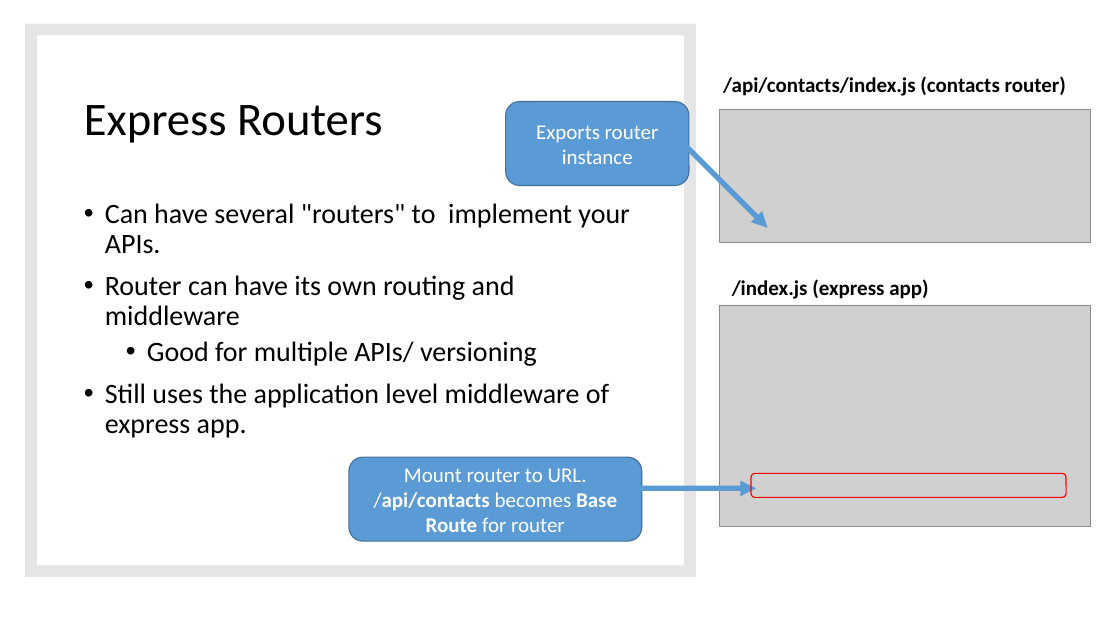
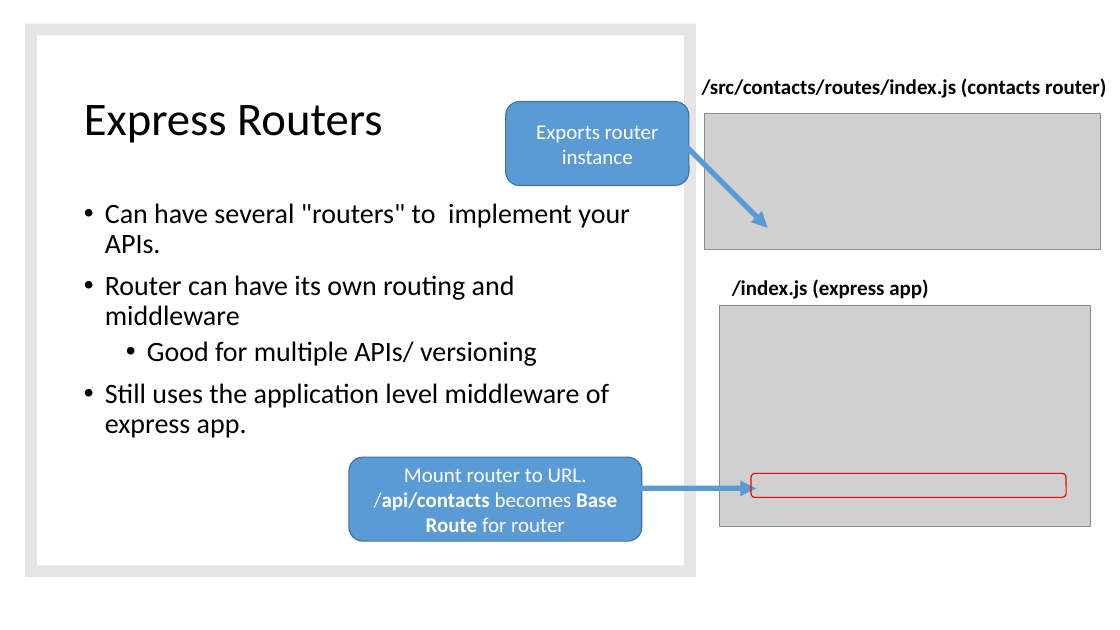
Before and after one commit to diarmuidoconnor/ewd-module-2025, a slide deck: slide 12 of topic09/talk-1/express apis.pptx. Drawn at 1120x630 pixels with LibreOffice and Linux fonts; fonts in the diff are those of the drawing; grey boxes stand for pictures. Boxes give left, top, right and bottom in pixels: in the first picture for what was removed or moved away, otherwise in the second. Text is boxed around its words. In the diff, an @@ line names an element or a change of style, - is before the commit and + after.

```diff
--- a/topic09/talk-1/express apis.pptx
+++ b/topic09/talk-1/express apis.pptx
@@ text at (702, 78, 1106, 98): text changed @@
-/api/contacts/index.js (contacts router)
+/src/contacts/routes/index.js (contacts router)
@@ picture: place and size @@
-picture at (719, 109, 1091, 242)
+picture at (705, 114, 1102, 250)
```
Also in this commit, not shown: 3 other slides changed, 1 slide removed, 5 other files.
